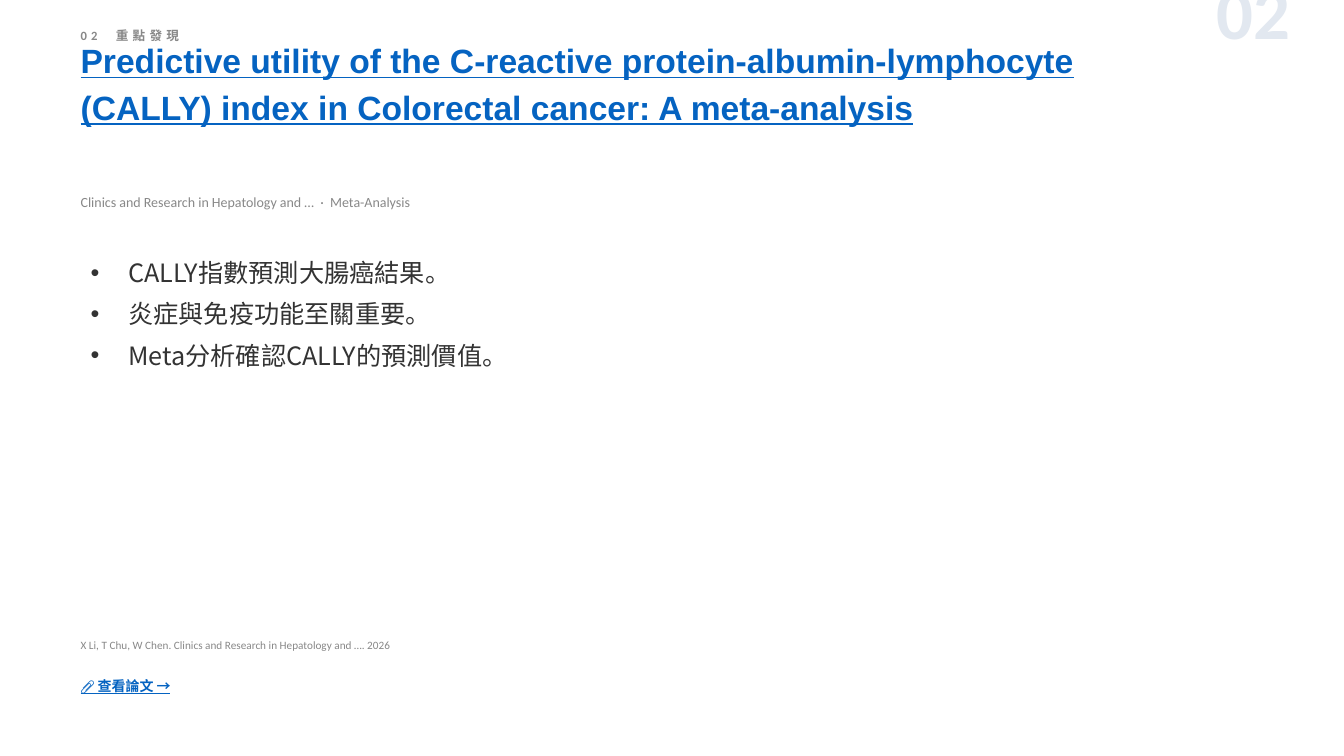
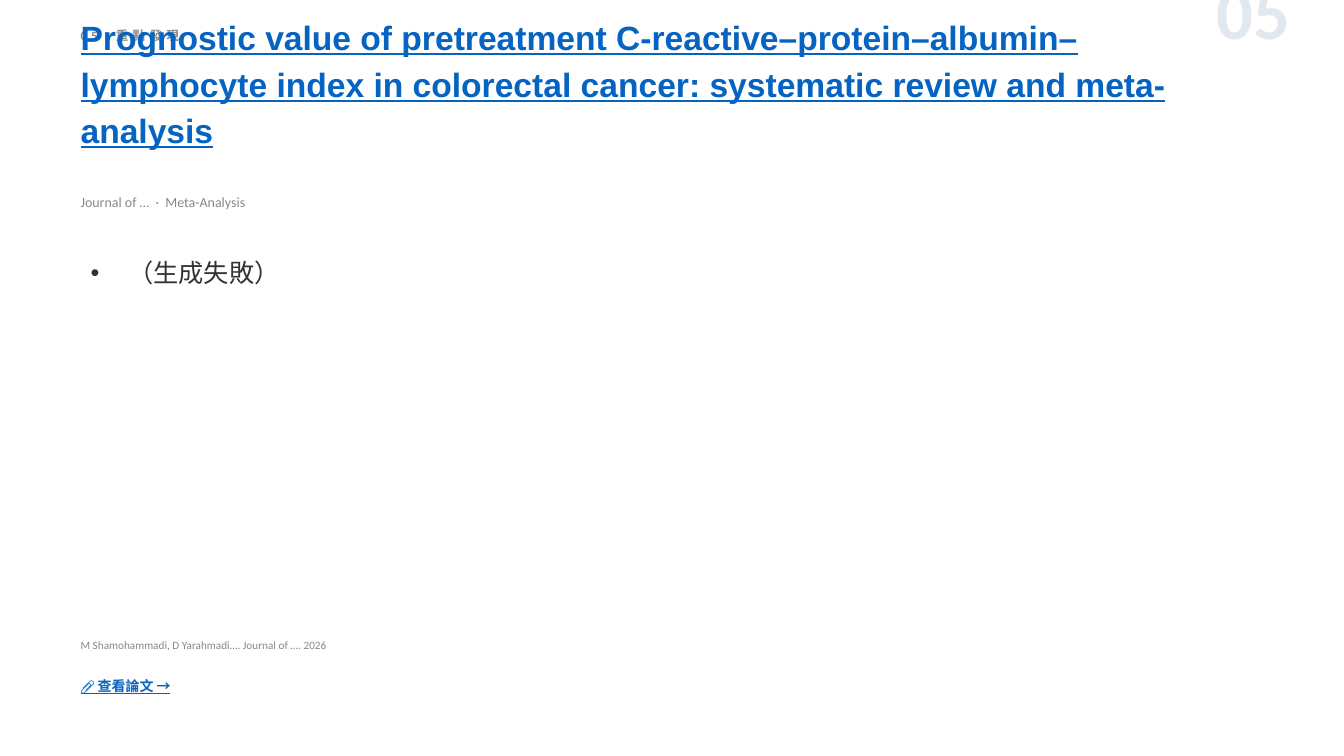
Before and after one commit to jejenhu-maker/colorectal-weekly-digest, a slide deck: slide 7 of docs/digest-zh.pptx (slide 4 before the commit). Drawn at 1344x756 pixels with LibreOffice and Linux fonts; fonts in the diff are those of the drawing. Boxes give left, top, right and bottom in pixels: in the first picture for what was removed or moved away, otherwise in the second. Text is boxed around its words. In the diff, an @@ line names an element or a change of style, - is before the commit and + after.

```diff
--- a/docs/digest-zh.pptx
+++ b/docs/digest-zh.pptx
@@ text at (81, 27, 179, 44): text changed @@
-02 重點發現
+05 重點發現
@@ text at (81, 25, 1165, 150): text changed @@
-Predictive utility of the C-reactive protein-albumin-lymphocyte (CALLY) index in Colorectal cancer: A meta-analysis
+Prognostic value of pretreatment C-reactive–protein–albumin–lymphocyte index in colorectal cancer: systematic review and meta-analysis
@@ text at (1008, 10, 1291, 10): text changed @@
-02
+05
@@ text at (81, 197, 245, 209): text changed @@
-Clinics and Research in Hepatology and … · Meta-Analysis
+Journal of … · Meta-Analysis
@@ text at (128, 260, 279, 285): text changed @@
-• CALLY指數預測大腸癌結果。
-• 炎症與免疫功能至關重要。
-• Meta分析確認CALLY的預測價值。
+• （生成失敗）
@@ text at (81, 641, 327, 650): text changed @@
-X Li, T Chu, W Chen. Clinics and Research in Hepatology and …. 2026
+M Shamohammadi, D Yarahmadi…. Journal of …. 2026
```
Also in this commit, not shown: 12 other slides changed, 1 slide added, 1 slide removed, 2 other files.
